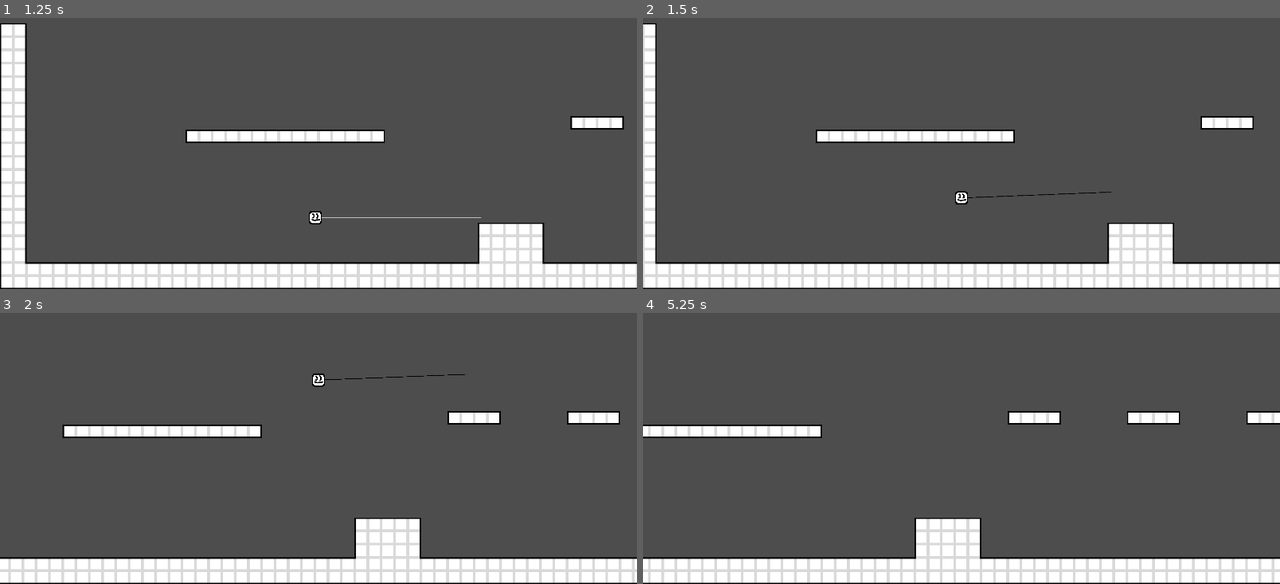
Above: before the commit, frames 1-4 (two rows, left to right).
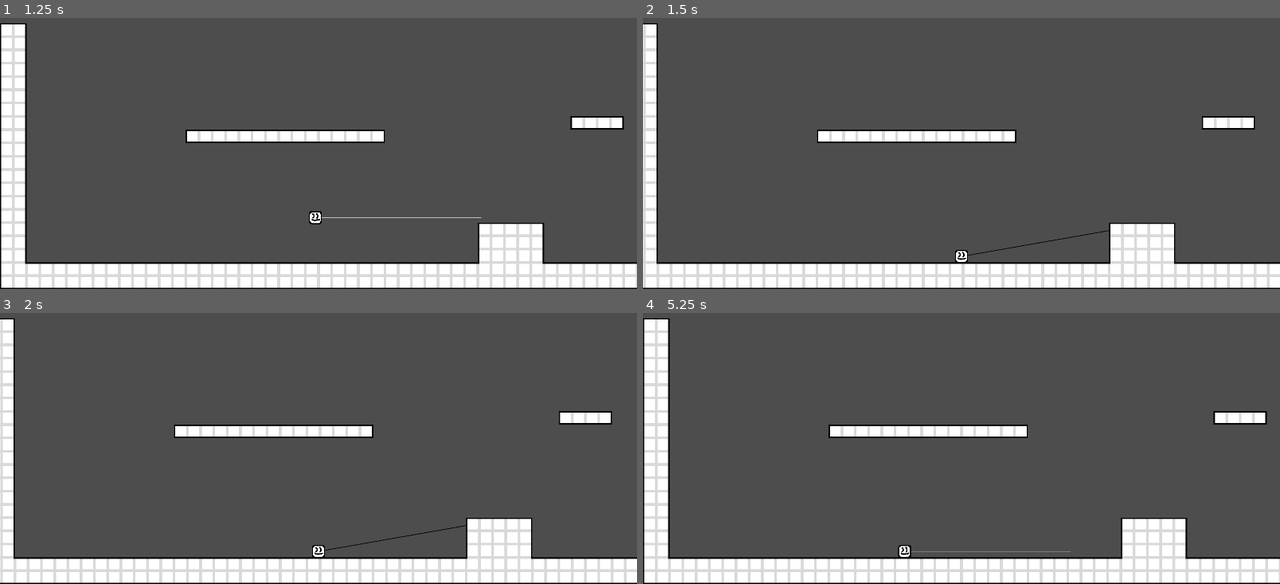
Above: after the commit, the same moments.

Repository: ADON15c/Spell-Hook
Game: Godot game, scene res://scenes/game/game.tscn
Two runs of this game, one before a commit and one after it. Both use one fixed random seed, a clock stepped at 60 frames per second and the inputs below.
Inputs:
- Up to frame 1 (1.25 s): tap Enter at 0.5 s; hold Right (move_right) from 0.53 s (still down); tap X (grapple) at 0.6 s; tap C (jump) at 0.77 s
- Up to frame 2 (1.5 s): keep holding Right (move_right); tap X (grapple) at 1.35 s
- Up to frame 3 (2 s): keep holding Right (move_right); tap C (jump) at 1.52 s
- Up to frame 4 (5.25 s): release Right (move_right) at 2.03 s; hold Left (move_left) 2.03-2.78 s; tap X (grapple) every 0.75 s from 2.1 to 5.1 s; hold Right (move_right) 2.78-4.28 s; tap C (jump) at 3.02, 3.77, 4.52 s; hold Left (move_left) 4.28-5.03 s; hold Right (move_right) from 5.03 s (still down)

Frame 1 is identical in both runs. In frame 2, 2.9% of the frame differs, in the area x 0-100%, y 2-100%; in frame 3, 11%; in frame 4, 14%.

Commit message:
Added collision for new grapple physics

Diff:
--- a/scenes/levels/test_level/test_level.tscn
+++ b/scenes/levels/test_level/test_level.tscn
@@ -426,6 +426,7 @@
 metadata/_custom_type_script = "uid://wxkjl0cuvlax"
 
 [node name="CollisionShape2D" type="CollisionShape2D" parent="Rooms/Room1"]
+visible = false
 position = Vector2(1859, 540)
 shape = SubResource("RectangleShape2D_kc65l")
 
@@ -439,6 +440,7 @@
 metadata/_custom_type_script = "uid://wxkjl0cuvlax"
 
 [node name="CollisionShape2D" type="CollisionShape2D" parent="Rooms/Room2"]
+visible = false
 position = Vector2(4759, 540)
 shape = SubResource("RectangleShape2D_62kbb")
 
@@ -450,5 +452,5 @@
 
 [node name="TileMapLayer" type="TileMapLayer" parent="TileMapLayers"]
 position = Vector2(-1, 0)
-tile_map_data = PackedByteArray("AAAjABYAAQAKAAAAAAAkABYAAQA …(7935 unchanged characters)… AJAAIAAABhABcAAQAJAAIAAABhABYAAQAKAAAAAAA=")
+tile_map_data = PackedByteArray("AAAjABYAAQAKAAAAAAAkABYAAQA …(7935 unchanged characters)… AJAAIAAABhABcAAQAJAAIAAABhABYAAQAKAAAAAABTABIAAQABAAMAAABUABIAAQACAAMAAABVABIAAQACAAMAAABWABIAAQACAAMAAABXABIAAQADAAMAAAA=")
 tile_set = SubResource("TileSet_uxvkn")
--- a/scenes/player/player_controller.gd
+++ b/scenes/player/player_controller.gd
@@ -24,7 +24,7 @@
 
 var facing_left: bool = false
 var grapple_pos: Vector2
-var grapple_angle: float = 0
+var grapple_angle: float = -PI/2
 var grapple_angle_fixed: bool = false
 
 var grapple_dist: float
@@ -47,7 +47,6 @@
 		State.GRAPPLE:
 			_physics_process_grapple(delta)
 
-
 func _draw():
 	if player_state == State.GRAPPLE:
 		draw_line(Vector2(0,0), to_local(grapple_pos), Color.BLACK, 2)
@@ -63,13 +62,12 @@
 			var offset_pos: Vector2 = position - grapple_pos
 			var tangent = Vector2(offset_pos.x + 1, offset_pos.y-(offset_pos.x/offset_pos.y)) - offset_pos
 
-			draw_line(Vector2(0,0), tangent.normalized()*25, Color.BLUE, 2)
+			draw_line(Vector2(0,0), tangent.normalized()*100, Color.BLUE, 2)
 
 
 # --------------------------
 # ------ NORMAL STATE ------
 # --------------------------
-
 
 func _physics_process_normal(delta):
 	if Input.is_action_just_pressed("grapple"):
@@ -106,28 +104,44 @@
 # --------------------------
 
 func _physics_process_grapple(delta):
-	#print(get_polar_position())
+	var polar_pos: Vector2 = cartesian_to_polar(position)
+	polar_pos = Vector2(grapple_dist, polar_pos.y + (angular_velocity/polar_pos.x)*delta)
+	var new_position: Vector2 = polar_to_cartesian(polar_pos)
+	var test_collision: KinematicCollision2D = KinematicCollision2D.new()
 
-	#
-	var polar_pos: Vector2 = get_polar_position()
-	polar_pos = Vector2(grapple_dist, polar_pos.y + (angular_velocity/polar_pos.x)*delta)
-	#print(angular_velocity*delta, " ", polar_pos.y)
-	set_position_polar(polar_pos)
-	#print(grapple_dist)
-	#set_position_polar(Vector2(grapple_dist, grapple_angle + PI))
+	if test_move(transform, new_position-position, test_collision): # Handle collision
+		angular_velocity = 0
+		var normal: Vector2 = test_collision.get_normal()
+		position += test_collision.get_travel()
+		# The above collision correction will slightly move us closer or further from the grapple point, this corercts that
+		if normal.x != 0:
+			# This formula comes from solving the intersection between a circle representing the grapple point and a line representing our players y-axis
+			# Since this a quadratic we have two solutions. Which one we chose depends which side of the circle we are on
+			var side_sign: int = 1 if polar_pos.y >=0 else -1
+			# Use shifted verion of player position with grapple at 0,0 to make math easier
+			var shifted_position: Vector2 = position-grapple_pos
+			shifted_position.y = side_sign*sqrt(grapple_dist*grapple_dist - shifted_position.x*shifted_position.x)
+			position = shifted_position + grapple_pos
+		elif normal.y != 0:
+			# Same process as above but for shifting on x-axis
+			var side_sign: int = 1 if abs(polar_pos.y) <= PI/2 else -1
+			var shifted_position: Vector2 = position-grapple_pos
+			shifted_position.x = side_sign*sqrt(grapple_dist*grapple_dist - shifted_position.y*shifted_position.y)
+			position = shifted_position + grapple_pos
+	else:
+		position = new_position
 
 	if Input.is_action_just_pressed("grapple"):
 		player_state = State.NORMAL
-	#
-	## Add the gravity.
-	#if not is_on_floor():
-		#velocity.y = move_toward(velocity.y, MAX_FALL, GRAVITY * delta)
-	#
-	#project_velocity()
-	#move_and_slide()
-	#queue_redraw()
+
+	# Add the gravity.
+	if not is_on_floor():
+		angular_velocity_to_velocity()
+		velocity.y = move_toward(velocity.y, MAX_FALL, GRAVITY * delta)
+		velocity_to_angular_velocity()
 
 
+	queue_redraw()
 
 func create_grapple():
 	var space_state = get_world_2d().direct_space_state
@@ -139,31 +153,36 @@
 		return
 
 	grapple_pos = result.position
-	angular_velocity = 1000.0
 	grapple_dist = grapple_pos.distance_to(position)
 	player_state = State.GRAPPLE
 
-	project_velocity()
-	velocity *= GRAPPLE_BOOST
+	velocity_to_angular_velocity()
+	angular_velocity *= GRAPPLE_BOOST
 
-
-func project_velocity():
-	var offset_pos = position - grapple_pos
+func velocity_to_angular_velocity():
+	var offset_pos = position - grapple_pos # Position relative to grapple
 	var tangent = offset_pos.rotated(PI/2)
 	# Vector Projection Formula
 	var velocity_projected = (velocity.dot(tangent)/pow(tangent.length(), 2))*tangent
+	var angular_velocity_magnitude = velocity_projected.length()
 
-	velocity = velocity_projected
+	var offset_grapple = grapple_pos-position # Grapple position relative to player
+	var angular_velocity_direction = 1 if offset_grapple.angle_to(velocity_projected) < 0 else -1
+	angular_velocity = angular_velocity_direction*angular_velocity_magnitude
 
-func get_polar_position() -> Vector2:
-	var ang: float = global_position.angle_to_point(grapple_pos)
-	var dist: float = grapple_pos.distance_to(position)
+func angular_velocity_to_velocity():
+	var offset_pos = position - grapple_pos # Position relative to grapple
+	var tangent = offset_pos.rotated(PI/2).normalized()
+	velocity = tangent * angular_velocity
+
+
+func cartesian_to_polar(cartesian: Vector2) -> Vector2:
+	var ang: float = grapple_pos.angle_to_point(cartesian)
+	var dist: float = grapple_pos.distance_to(cartesian)
 	return Vector2(dist, ang)
 
-func set_position_polar(new_pos: Vector2) -> void:
-	new_pos.y -= PI
-	position.x = cos(new_pos.y)*new_pos.x + grapple_pos.x
-	position.y = sin(new_pos.y)*new_pos.x + grapple_pos.y
+func polar_to_cartesian(polar: Vector2) -> Vector2:
+	return Vector2.RIGHT.rotated(polar.y)*polar.x + grapple_pos
 
 
 # -------------------
